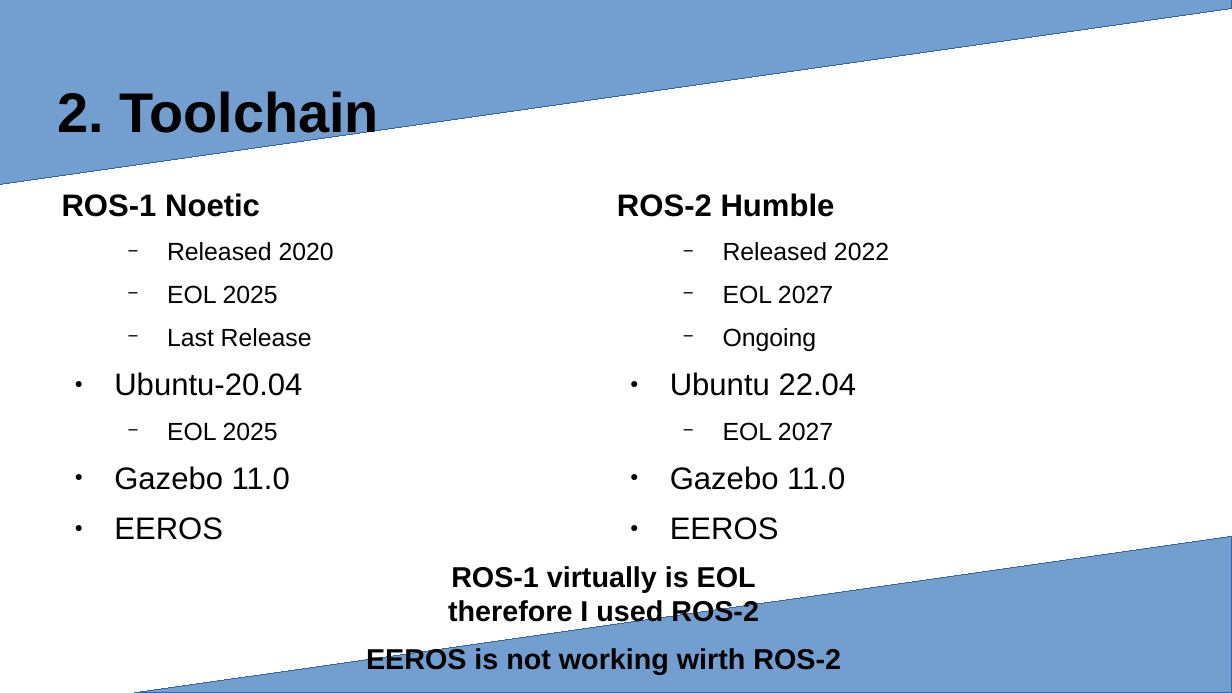
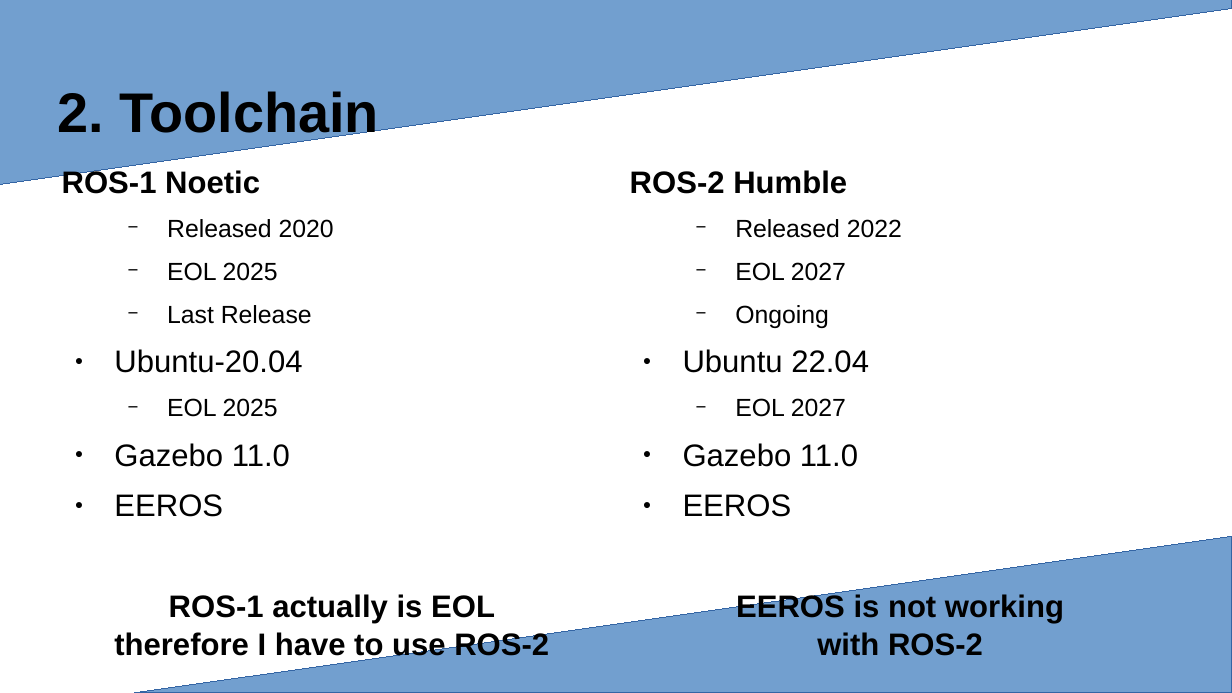
Before and after one commit to LukyLuke/mse_vt_eeros, a slide deck: slide 4 of presentation/Presentation.odp. Drawn at 1232x693 pixels with LibreOffice and Linux fonts; fonts in the diff are those of the drawing; background and template pictures are left out. Boxes give left, top, right and bottom in pixels: in the first picture for what was removed or moved away, otherwise in the second. Text is boxed around its words. In the diff, an @@ line names an element or a change of style, - is before the commit and + after.

```diff
--- a/presentation/Presentation.odp
+++ b/presentation/Presentation.odp
@@ text "ROS-1 Noetic": place and size @@
-text "ROS-1 Noetic" at (62,193,334,490)
+text "ROS-1 Noetic" at (62,168,549,661)
@@ text "ROS-2 Humble": place and size @@
-text "ROS-2 Humble" at (617,193,889,490)
+text "ROS-2 Humble" at (630,170,1064,656)
@@ text removed at (366,566,841,675) @@
-ROS-1 virtually is EOL
-therefore I used ROS-2
-EEROS is not working wirth ROS-2
@@ text at (114,594,549,661): paragraph added @@
+ROS-1 actually is EOL
+therefore I have to use ROS-2
@@ text at (736,593,1064,656): paragraph added @@
+EEROS is not working
+with ROS-2
```
Also in this commit, not shown: 1 other file.
